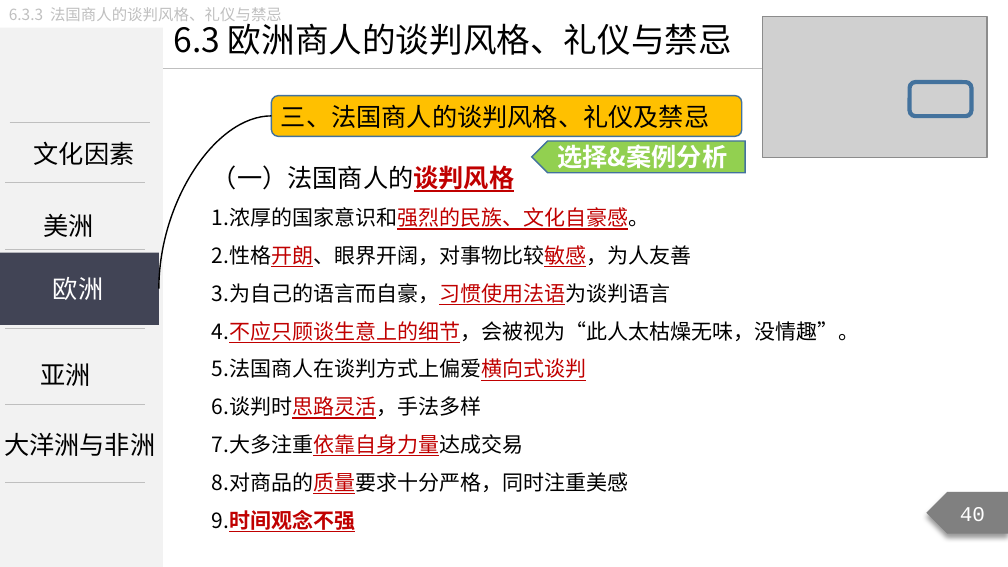
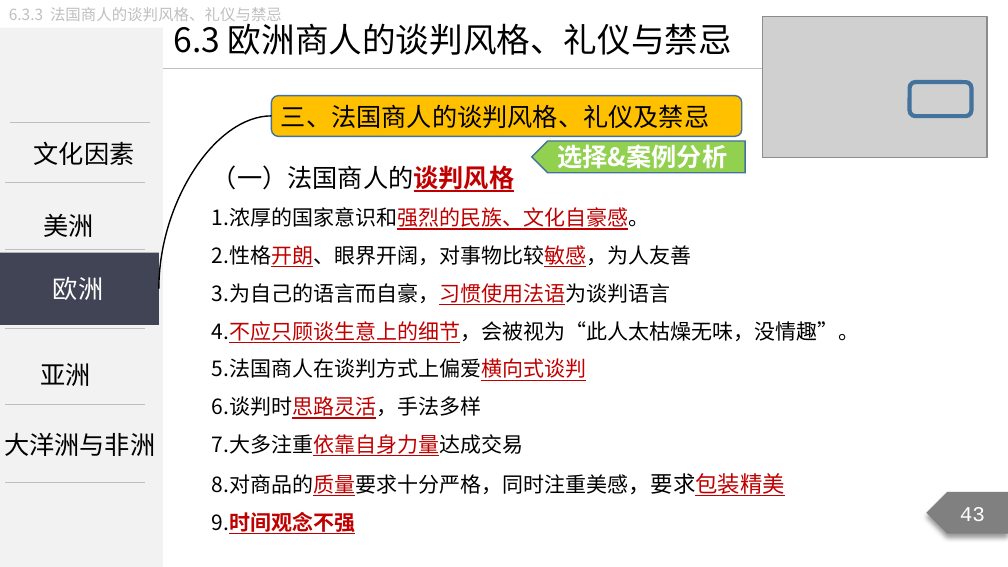
Before and after one commit to Call-me-zhy/tangtang, a slide deck: slide 43 of 3 国际商务谈判/课件/国际商务谈判精讲9.pptx (slide 40 before the commit). Drawn at 1008x567 pixels with LibreOffice and Linux fonts; fonts in the diff are those of the drawing; grey boxes stand for pictures. Boxes give left, top, right and bottom in pixels: in the first picture for what was removed or moved away, otherwise in the second. Text is boxed around its words. In the diff, an @@ line names an element or a change of style, - is before the commit and + after.

```diff
--- a/3 国际商务谈判/课件/国际商务谈判精讲9.pptx
+++ b/3 国际商务谈判/课件/国际商务谈判精讲9.pptx
@@ text at (x1=212, y1=473, x2=784, y2=496): text changed @@
-8.对商品的质量要求十分严格，同时注重美感
+8.对商品的质量要求十分严格，同时注重美感，要求包装精美
@@ page number at (x1=960, y1=507, x2=985, y2=521): text changed @@
-40
+43
```
Also in this commit, not shown: 49 other slides changed, 3 slides added, 1 slide removed, 11 other files.
